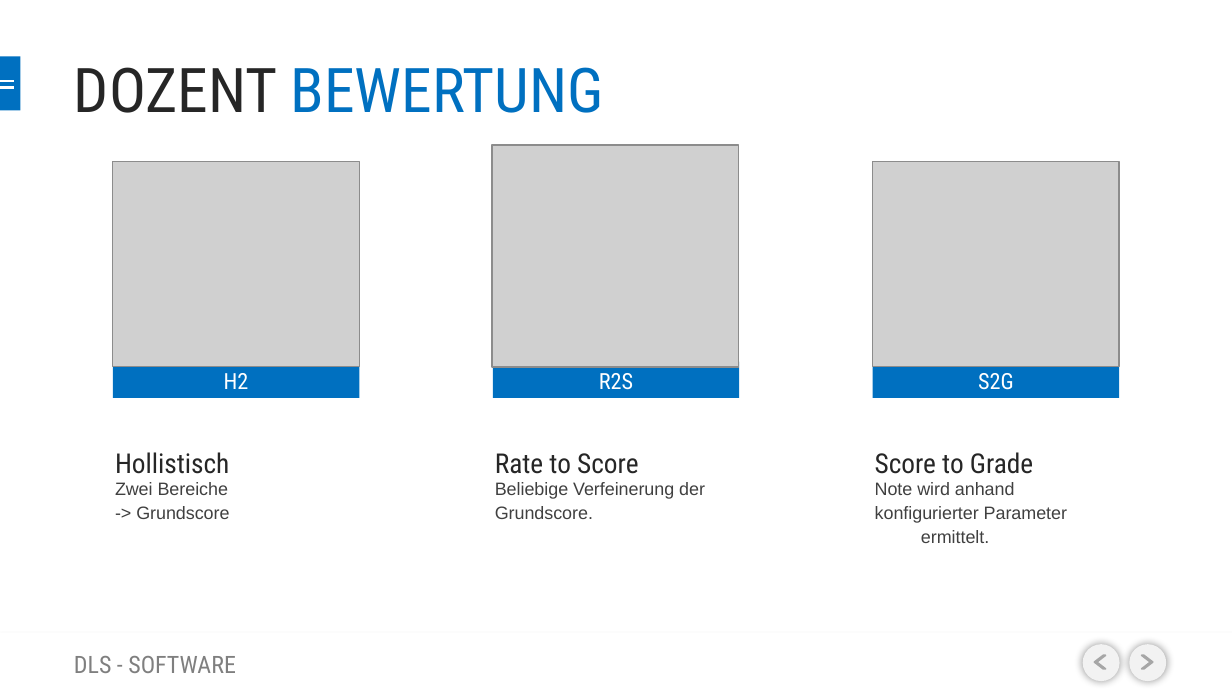
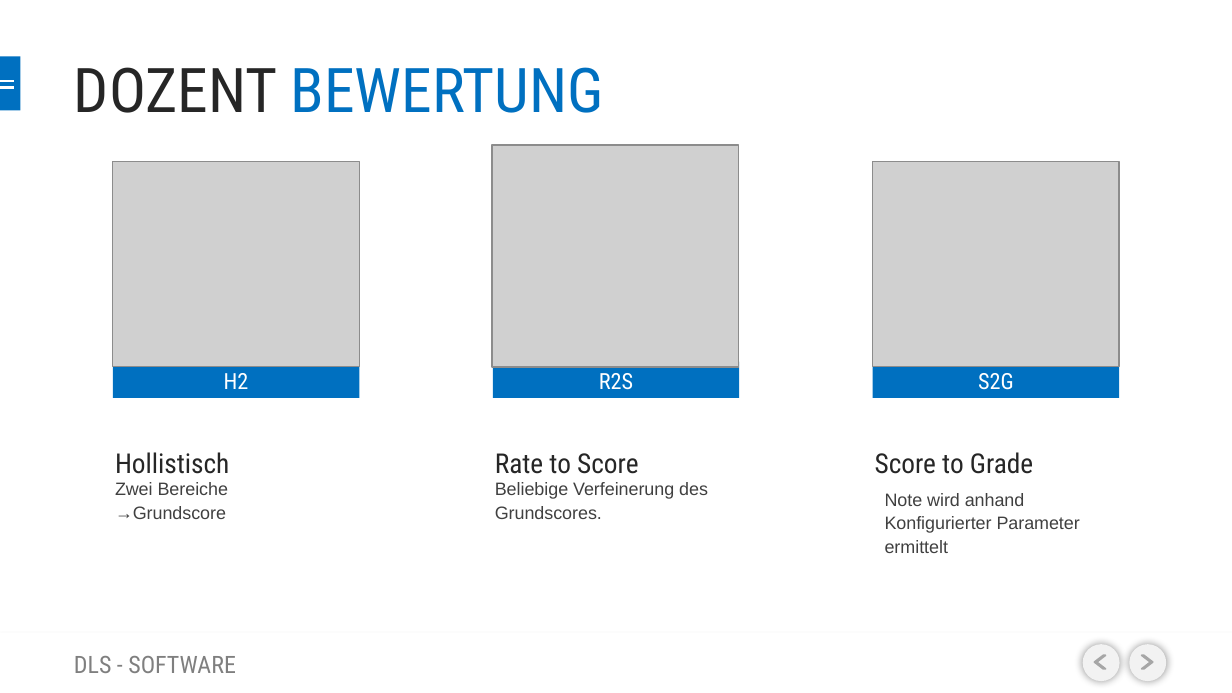
Before and after one commit to therealstan/DHBW_SE, a slide deck: slide 4 of swe_presi.pptx. Drawn at 1232x693 pixels with LibreOffice and Linux fonts; fonts in the diff are those of the drawing; grey boxes stand for pictures; background and template pictures are left out. Boxes give left, top, right and bottom in pixels: in the first picture for what was removed or moved away, otherwise in the second. Text is boxed around its words. In the diff, an @@ line names an element or a change of style, - is before the commit and + after.

```diff
--- a/swe_presi.pptx
+++ b/swe_presi.pptx
@@ text at <box>115,506,226,519</box>: text changed @@
--> Grundscore
+→Grundscore
@@ text at <box>495,482,708,519</box>: text changed @@
-Beliebige Verfeinerung der
-Grundscore.
+Beliebige Verfeinerung des
+Grundscores.
@@ text "Note wird anhand": place and size @@
-text "Note wird anhand" at <box>875,482,1067,543</box>
+text "Note wird anhand" at <box>885,493,1080,553</box>
@@ text at <box>885,516,1080,553</box>: text changed @@
-konfigurierter Parameter ermittelt.
+Konfigurierter Parameter
+ermittelt
```
Also in this commit, not shown: 4 other slides changed.
